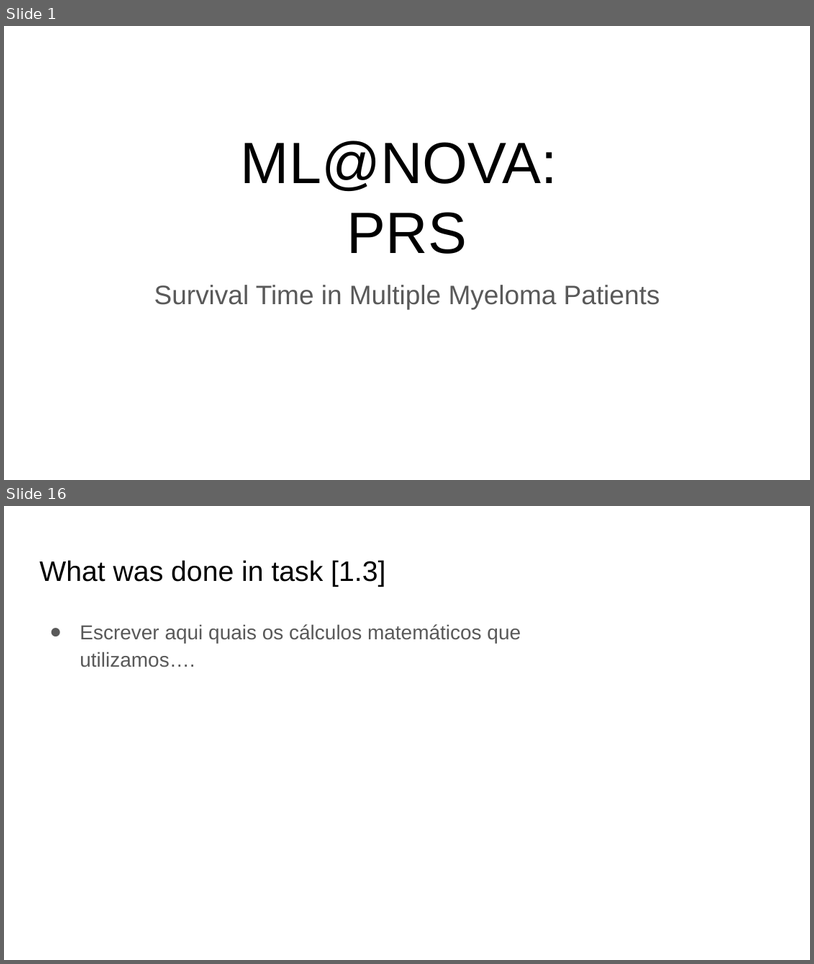
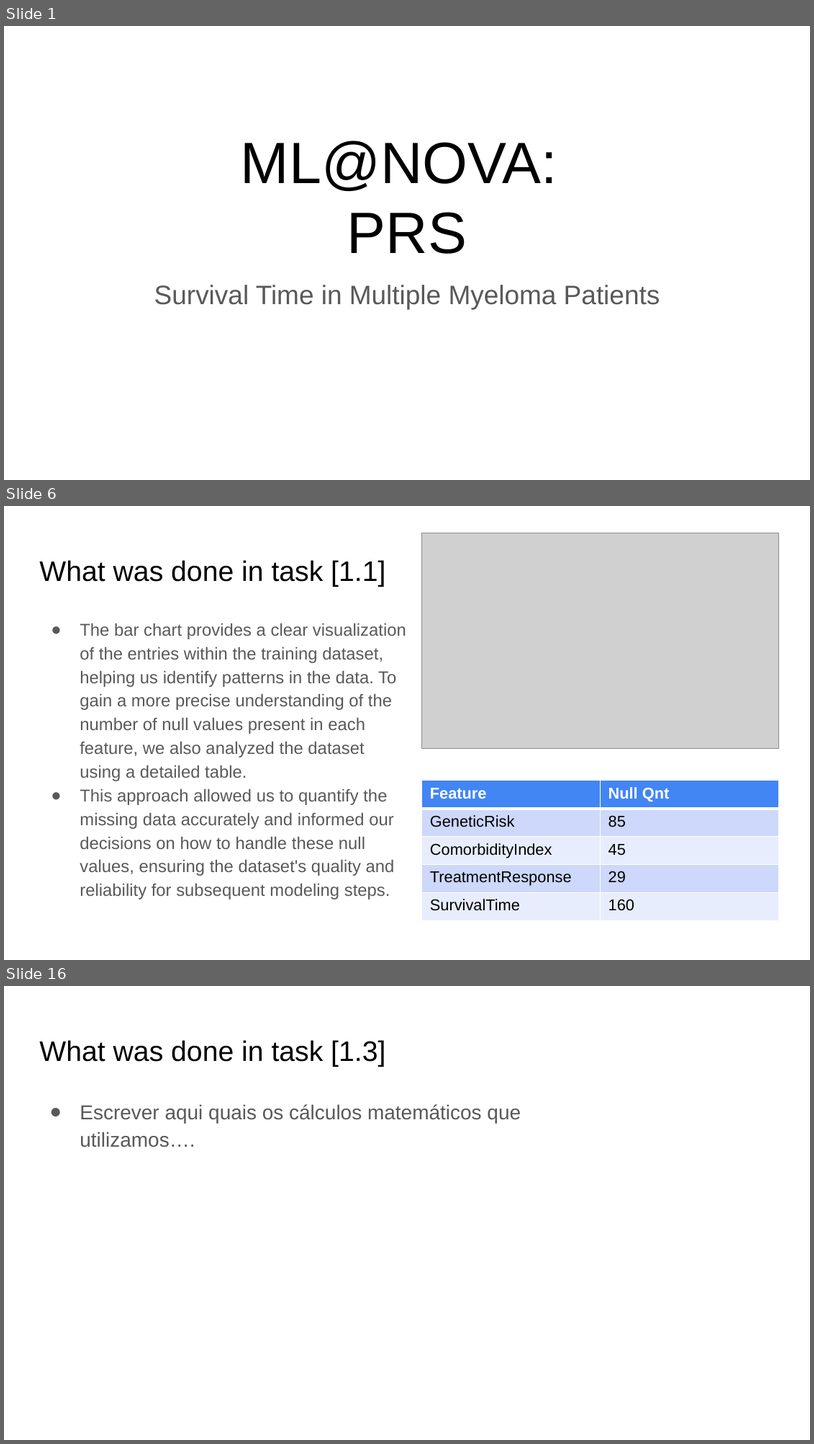
Before and after one commit to PedroFPeralta/FCT-ML-Nova-PRS2, a slide deck: ML@NOVA Team PRS.pptx. Shown one above the other, each under a label of ours: slides 1 and 16 before the commit, slides 1, 6 and 16 after it; the slides between them are not shown. The pictures are 814x964 and 814x1444 pixels, drawn with LibreOffice and Linux fonts; fonts in the diff are those of the drawing; grey boxes stand for pictures. Boxes give left, top, right and bottom in pixels: in the first picture for what was removed or moved away, otherwise in the second. Text is boxed around its words. In the diff, an @@ line names an element or a change of style, - is before the commit and + after.

```diff
--- a/ML@NOVA Team PRS.pptx
+++ b/ML@NOVA Team PRS.pptx
@@ slide 6 added at [4, 506, 810, 960], background #FFFFFF @@
@@ picture added at [422, 533, 779, 749] @@
@@ title added at [39, 560, 386, 587], 25.2 pt, text #000000 @@
+What was done in task [1.1]
@@ text added at [80, 623, 406, 899], 15.3 pt, text #595959 @@
+● The bar chart provides a clear visualization of the entries within the training dataset, helping us identify patterns in the data. To gain a more precise understanding of the number of null values present in each feature, we also analyzed the dataset using a detailed table.
+● This approach allowed us to quantify the missing data accurately and informed our decisions on how to handle these null values, ensuring the dataset's quality and reliability for subsequent modeling steps.
@@ table added at [422, 780, 778, 960], 5 rows, 2 columns @@
+Feature | Null Qnt
+GeneticRisk | 85
+ComorbidityIndex | 45
+TreatmentResponse | 29
+SurvivalTime | 160
```
Also in this commit, not shown: 3 slides changed, 38 other slides added, 26 slides removed.
